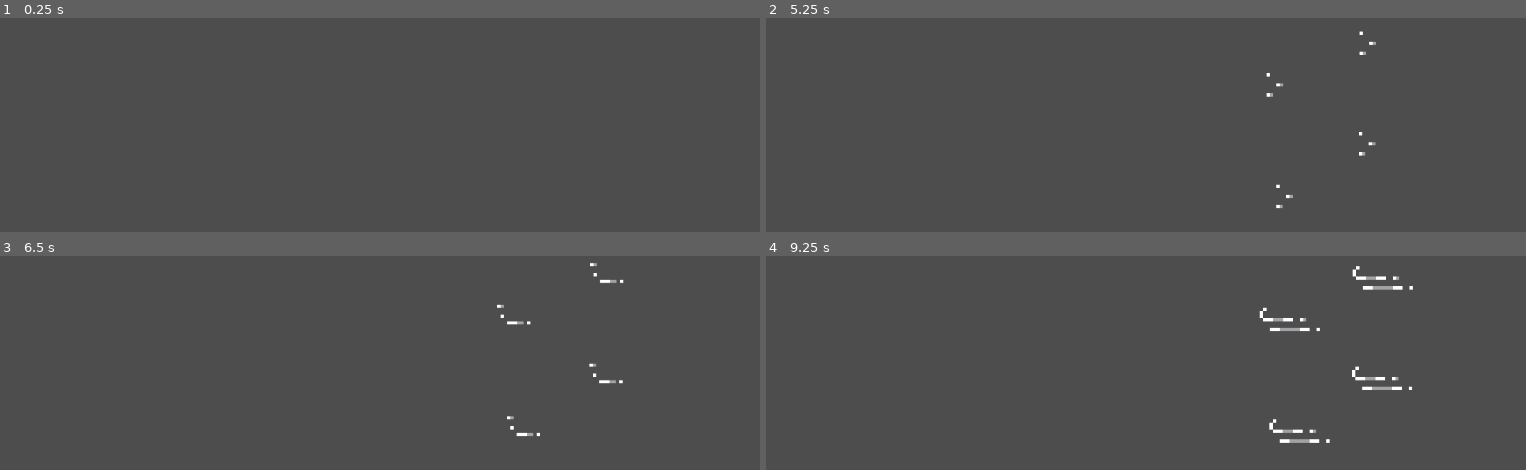
Above: before the commit, frames 1-4 (two rows, left to right).
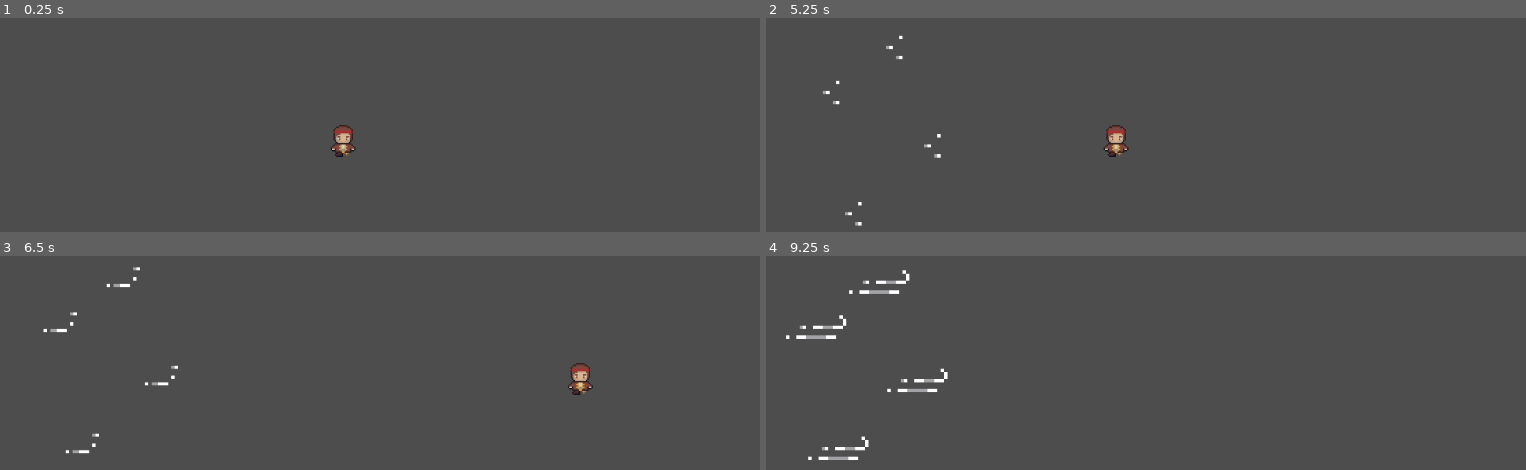
Above: after the commit, the same moments.

Repository: heinzarniaung/hopper_hacks_x_project
Game: Godot game, scene res://Scenes/Game.tscn
Same seed, same stepped clock (60 frames per second), same inputs: the game is played once before the commit and once after it. This scene is started directly instead of the project's main scene.
Inputs:
- Up to frame 1 (0.25 s): no input
- Up to frame 2 (5.25 s): tap Enter at 0.5, 2, 3.5 s; tap Space at 1.25, 2.75, 4.25 s
- Up to frame 3 (6.5 s): no input
- Up to frame 4 (9.25 s): no input

The runs differ from the first frame. In frame 1, 0.3% of the frame differs, in the area x 43-47%, y 50-65%; in frame 2, 0.7%; in frame 3, 0.9%; in frame 4, 1.8%, in the area x 2-86%, y 4-96%.
Error before the commit: Invalid access to property or key 'accel' on a base object of type 'Nil'. (res://Scripts/game.gd:47)

Commit message:
added player movement

Diff:
--- a/new-game-project/Scenes/Game.tscn
+++ b/new-game-project/Scenes/Game.tscn
@@ -1,8 +1,9 @@
-[gd_scene load_steps=4 format=3 uid="uid://cfookppohanda"]
+[gd_scene load_steps=5 format=3 uid="uid://ct27u54ckrqh2"]
 
 [ext_resource type="Script" path="res://Scripts/game.gd" id="1_mhebs"]
 [ext_resource type="Script" path="res://Scripts/wind.gd" id="2_hijoe"]
-[ext_resource type="PackedScene" uid="uid://b5xmdaxpdgffq" path="res://Scenes/wind.tscn" id="3_aqs11"]
+[ext_resource type="PackedScene" uid="uid://3dqydwv6ftib" path="res://Scenes/wind.tscn" id="3_aqs11"]
+[ext_resource type="PackedScene" uid="uid://baacxuhbnjo4f" path="res://Scenes/player.tscn" id="4_1jy6u"]
 
 [node name="Game" type="Node2D" node_paths=PackedStringArray("windLeft", "windRight")]
 script = ExtResource("1_mhebs")
@@ -45,3 +46,6 @@
 [node name="Wind8" parent="Right" instance=ExtResource("3_aqs11")]
 position = Vector2(821, 203)
 flip_h = true
+
+[node name="Player" parent="." instance=ExtResource("4_1jy6u")]
+position = Vector2(551, 291)
--- a/new-game-project/Scenes/player.tscn
+++ b/new-game-project/Scenes/player.tscn
@@ -45,9 +45,10 @@
 "speed": 5.0
 }]
 
-[node name="Player" type="Area2D" node_paths=PackedStringArray("animatedSprite")]
+[node name="Player" type="CharacterBody2D" node_paths=PackedStringArray("animatedSprite")]
 script = ExtResource("1_33bar")
 animatedSprite = NodePath("PirateSprite")
+metadata/_edit_group_ = true
 
 [node name="CollisionShape2D" type="CollisionShape2D" parent="."]
 shape = SubResource("RectangleShape2D_l7tqi")
--- a/new-game-project/Scripts/game.gd
+++ b/new-game-project/Scripts/game.gd
@@ -8,7 +8,7 @@
 var time_till_next = 5
 var wind_rng = RandomNumberGenerator.new()
 
-var wind_variation : float = 1 # in velocity units
+var wind_variation : float = 10 # in velocity units
 
 var wind_chance = 0.1
 var wind_strength = 0
@@ -17,7 +17,13 @@
 
 # Called when the node enters the scene tree for the first time.
 func _ready() -> void:
-	#player = get_node("Player")
+	player = get_node("Player")
+
+	# setup game
+	#var plank = get_node("temp_plank")
+
+
+
 	pass # Replace with function body.
 
 
@@ -28,22 +34,24 @@
 	var gyro_x_accel = 0
 	var new_x_accel = gyro_x_accel
 
-	print(time_elapsed)
-	# every 5 seconds, wind_chance chance of applying random wind acceleration
+	#print(time_elapsed)
+
 	if time_elapsed > time_till_next:
+		#print("wind!")
 		# enable wind
 		time_elapsed = 0
 		wind_strength = wind_rng.randf_range(-wind_variation, wind_variation)
-		new_x_accel += wind_strength
 		time_till_next = (wind_rng.randf_range(0,1) * 5) + 10
-		if(wind_strength < 0):
+		if(wind_strength > 0):
 			activateWindLeft()
-		elif(wind_strength > 0):
+		elif(wind_strength < 0):
 			activateWindRight()
 	if time_elapsed > wind_duration:
 		turnOffWind()
-
+	# update new accel
+	new_x_accel += wind_strength
 	# assign updated acceleration
+	#print("new accel " + str(new_x_accel))
 	player.accel.x = new_x_accel
 
 func activateWindLeft():
@@ -57,6 +65,7 @@
 	pass
 
 func turnOffWind():
+	wind_strength = 0
 	windLeft.visible = false
 	windRight.visible = false
 	windLeft.turnOff()
--- a/new-game-project/Scripts/player.gd
+++ b/new-game-project/Scripts/player.gd
@@ -1,20 +1,25 @@
-extends Node
+extends CharacterBody2D
 
 @export var animatedSprite: AnimatedSprite2D
-var x = 0.0
-var y = 0.0
-var velocity = Vector2(0, 0)
 var accel = Vector2(0, 0)
+var velX = 0
+var velY = 0
+
 # Called when the node enters the scene tree for the first time.
 func _ready() -> void:
+	#velocity.x = 50
+	#velocity.y = 50
 	pass # Replace with function body.
 
 
 # Called every frame. 'delta' is the elapsed time since the previous frame.
 func _process(delta: float) -> void:
+	print("x velocity " + str(velX))
+	#print("x accel " + str(accel.x))
 	# apply physics vectors
-	x += velocity.x
-	y += velocity.y
-	velocity.x += accel.x
-	velocity.y += accel.y
+	velX += accel.x
+	velY += accel.y
+	velocity.x = velX
+	velocity.y = velY
+	move_and_slide()
 	pass
Not shown: 1 places in new-game-project/Scenes/wind.tscn that only renumber resources
